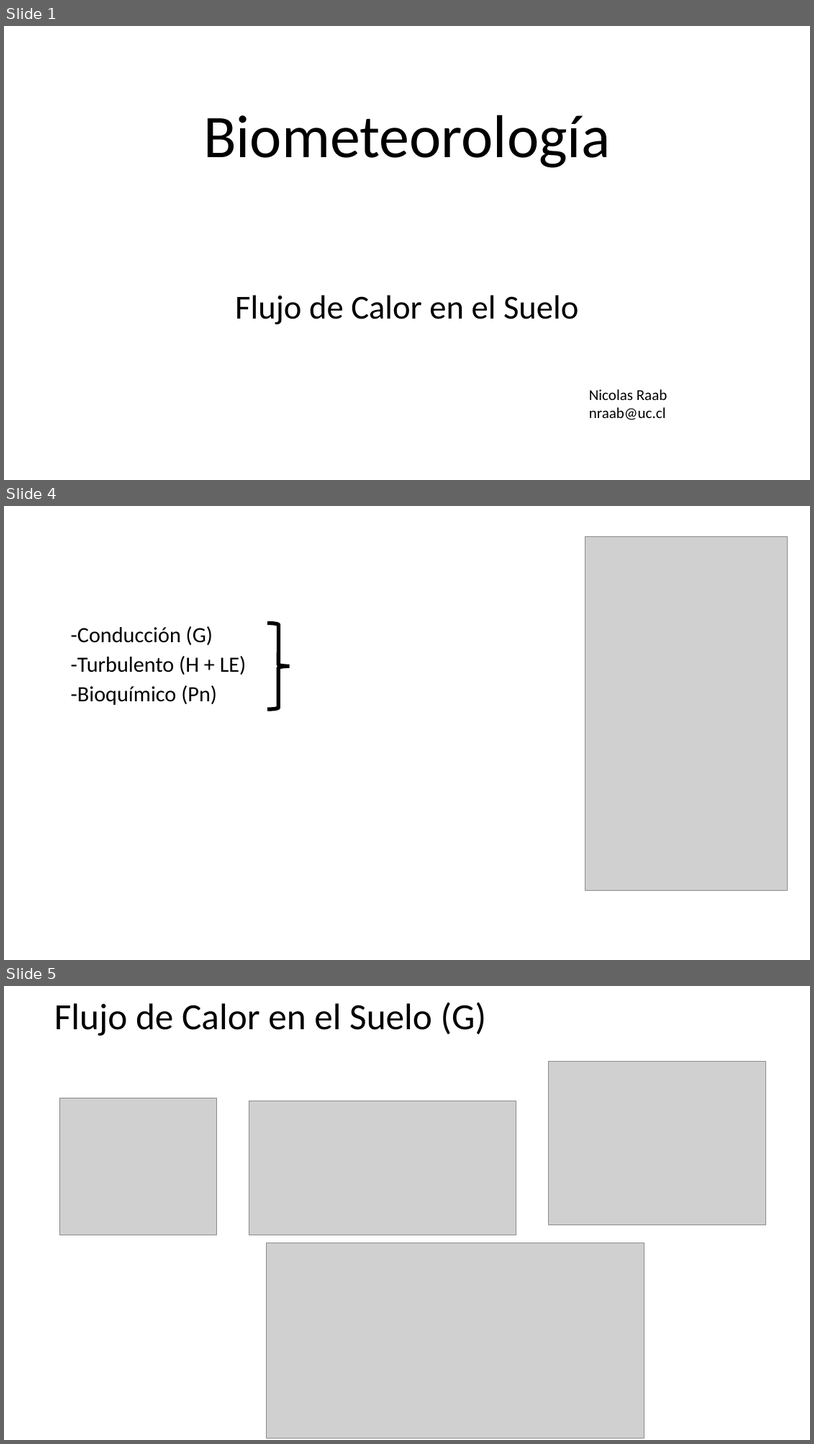
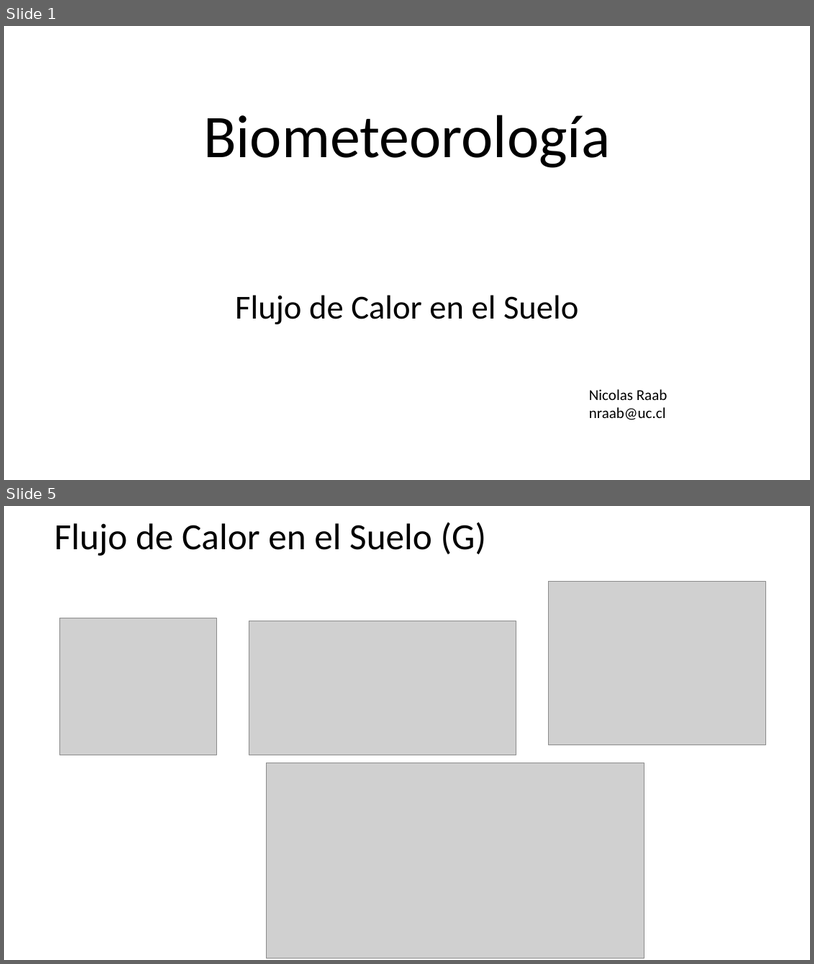
Before and after one commit to nicolasraabramm/BiometeorologiaR, a slide deck: FlujoCalorSuelo.pptx. Shown one above the other, each under a label of ours: slides 1, 4 and 5 before the commit, slides 1 and 5 after it; the slides between them are not shown. The pictures are 814x1444 and 814x964 pixels, drawn with LibreOffice and Linux fonts; fonts in the diff are those of the drawing; grey boxes stand for pictures. Boxes give left, top, right and bottom in pixels: in the first picture for what was removed or moved away, otherwise in the second. Text is boxed around its words. In the diff, an @@ line names an element or a change of style, - is before the commit and + after.

```diff
--- a/FlujoCalorSuelo.pptx
+++ b/FlujoCalorSuelo.pptx
@@ slide 4 removed at (x1=4, y1=506, x2=810, y2=960), background #FFFFFF @@
@@ picture removed at (x1=585, y1=537, x2=787, y2=890) @@
@@ text removed at (x1=71, y1=626, x2=247, y2=705) @@
--Conducción (G)
--Turbulento (H + LE)
--Bioquímico (Pn)
@@ right brace removed at (x1=268, y1=623, x2=290, y2=708) @@
```
Also in this commit, not shown: 3 slides changed, 2 slides added, 1 other slide removed, 3 other files.
